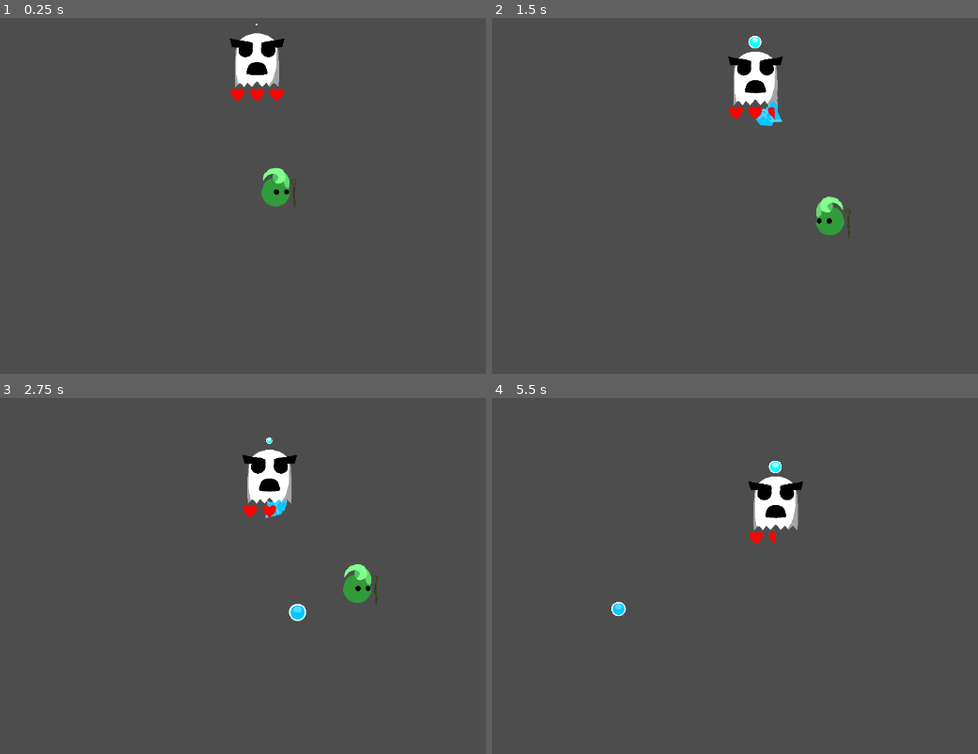
Above: before the commit, frames 1-4 (two rows, left to right).
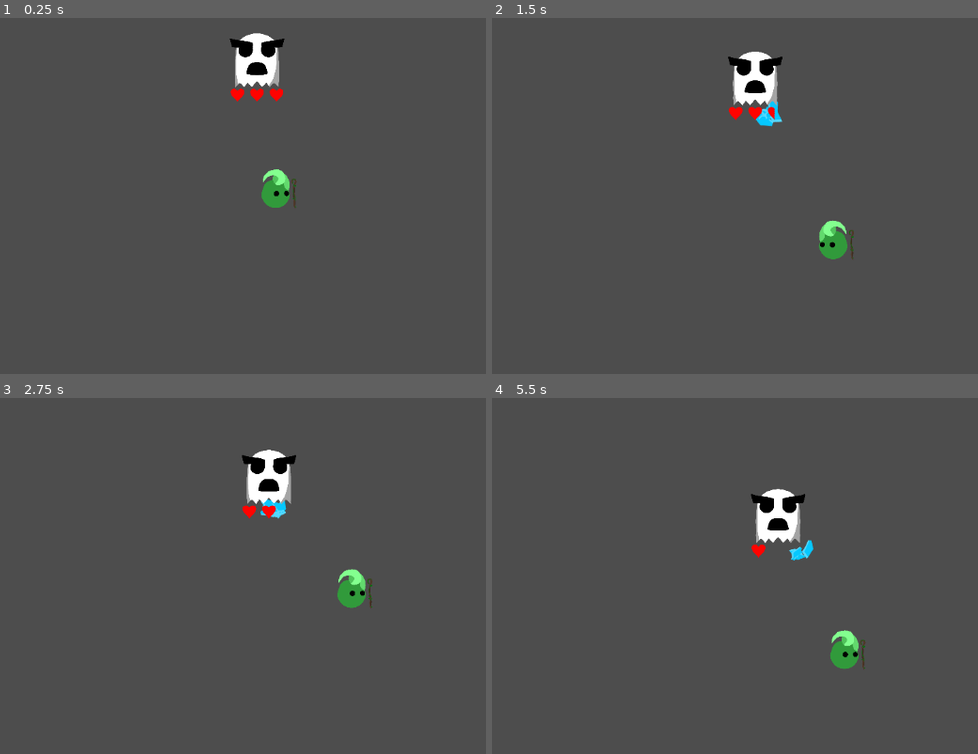
Above: after the commit, the same moments.

Repository: HoneyPony/impish-descent-future
Game: Godot game, scene res://Game.tscn
Two runs of this game, one before a commit and one after it. Both use one fixed random seed, a clock stepped at 60 frames per second and the inputs below.
Inputs (mouse positions are in pixels of both pictures, inside the frame that each line leads up to):
- Up to frame 1 (0.25 s): no input
- Up to frame 2 (1.5 s): move the mouse to (929, 146) at 0.52 s; hold D (player_right) 0.53-1.28 s; move the mouse to (613, 188) at 1.27 s
- Up to frame 3 (2.75 s): move the mouse to (349, 454) at 2.02 s; hold D (player_right) from 2.03 s (still down)
- Up to frame 4 (5.5 s): move the mouse to (730, 632) at 2.77 s; move the mouse to (outside the picture) at 3.52 s; release D (player_right) at 3.53 s; move the mouse to (540, 487) at 4.27 s; move the mouse to (803, 547) at 5.02 s

The runs differ from the first frame. In frame 1, 0.1% of the frame differs, in the area x 52-60%, y 1-54%; in frame 2, 1.1%; in frame 3, 1.1%; in frame 4, 2.4%, in the area x 24-77%, y 17-77%.

Commit message:
Fix ranged angle; disable bob anim for now

Diff:
--- a/enemies/simple_ghost.gd
+++ b/enemies/simple_ghost.gd
@@ -5,6 +5,8 @@
 var current_projectile = null
 
 func handle_simple_projectile():
+	return
+
 	if current_projectile != null:
 		if not current_projectile.fired:
 			# If we have an un-fired projectile, update its pos
--- a/players/player.gd
+++ b/players/player.gd
@@ -4,7 +4,7 @@
 @onready var item_rest = $ItemRest
 @onready var body_sprite = $Body
 
-@onready var melee_range = $MeleeRange
+@onready var melee_range = $EnemyRange
 
 @onready var item_tex = $Item/Look
 
@@ -116,6 +116,10 @@
 	# TODO: Do we actually do this here? Probably not
 	compute_basic_properties()
 
+	# Set up our range based on our goals.
+	if goal == Goals.GOAL_RANGED:
+		$EnemyRange/CollisionShape.shape.radius *= 3
+
 func _physics_process(delta):
 	# Uncomment this if we want to animate the item
 	# Note: Additional latency from the frame being delayed makes this not really work.
@@ -167,8 +171,8 @@
 			projectile.velocity = vel.normalized() * 512.0
 			add_sibling(projectile)
 
-		var target_rot = item.global_position.angle_to(ranged_attack_target_cached)
-		item.rotation = lerp_angle(0.0, target_rot - TAU * 0.25, to_t)
+		var target_rot = item.global_position.angle_to_point(ranged_attack_target_cached)
+		item.rotation = lerp_angle(0.0, target_rot + TAU * 0.25, to_t)
 
 		if state_timer >= 1.0:
 			item.global_transform = item_rest.global_transform
--- a/players/player.tscn
+++ b/players/player.tscn
@@ -18,7 +18,7 @@
 "times": PackedFloat32Array(0, 0.5),
 "transitions": PackedFloat32Array(0.75, 1.33333),
 "update": 0,
-"values": [Vector2(0, 32), Vector2(0, 27)]
+"values": [Vector2(0, 32), Vector2(0, 32)]
 }
 
 [sub_resource type="Animation" id="Animation_cwyuw"]
@@ -50,6 +50,7 @@
 height = 20.0
 
 [sub_resource type="CircleShape2D" id="CircleShape2D_kpg5o"]
+resource_local_to_scene = true
 radius = 300.0
 
 [sub_resource type="CircleShape2D" id="CircleShape2D_woakh"]
@@ -98,11 +99,11 @@
 [node name="ItemRest" type="Node2D" parent="."]
 position = Vector2(39, 0)
 
-[node name="MeleeRange" type="Area2D" parent="."]
+[node name="EnemyRange" type="Area2D" parent="."]
 collision_layer = 0
 collision_mask = 4
 
-[node name="CollisionShape2D" type="CollisionShape2D" parent="MeleeRange"]
+[node name="CollisionShape" type="CollisionShape2D" parent="EnemyRange"]
 shape = SubResource("CircleShape2D_kpg5o")
 
 [node name="Hazard" type="Area2D" parent="."]
